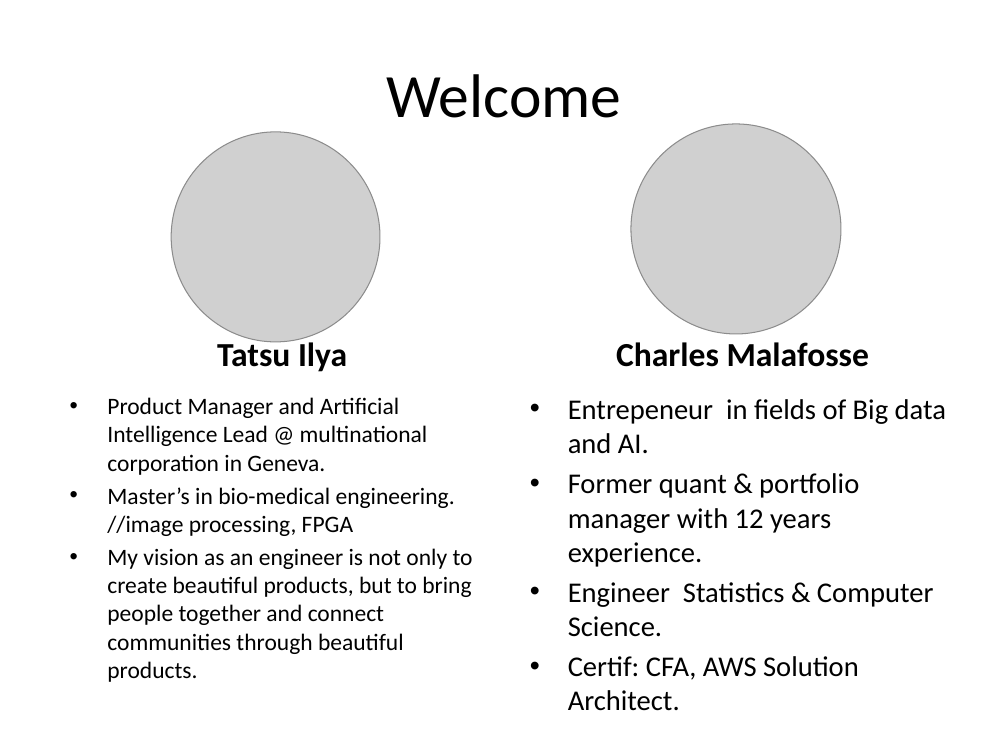
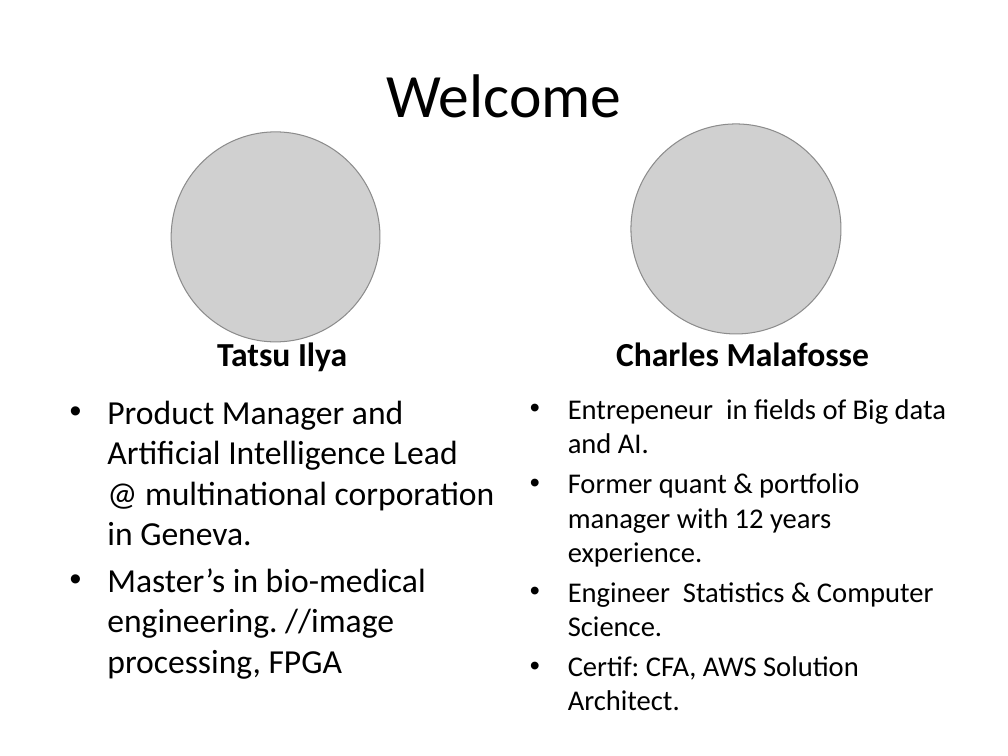
Before and after one commit to lucas29/GenevaSchoolofAI, a slide deck: slide 2 of 1st_meetup/Geneva School of AI 1st meetup.pptx. Drawn at 1008x756 pixels with LibreOffice and Linux fonts; fonts in the diff are those of the drawing; grey boxes stand for pictures. Boxes give left, top, right and bottom in pixels: in the first picture for what was removed or moved away, otherwise in the second. Text is boxed around its words. In the diff, an @@ line names an element or a change of style, - is before the commit and + after.

```diff
--- a/1st_meetup/Geneva School of AI 1st meetup.pptx
+++ b/1st_meetup/Geneva School of AI 1st meetup.pptx
@@ text "Product Manager and Artificial Intelligence ..." at <box>107,400,495,679</box>: size 16.8 to 24 pt; more space between paragraphs @@
@@ text at <box>107,548,473,682</box>: paragraph removed @@
-• My vision as an engineer is not only to create beautiful products, but to bring people together and connect communities through beautiful products.
```
Also in this commit, not shown: 1 slide added.
